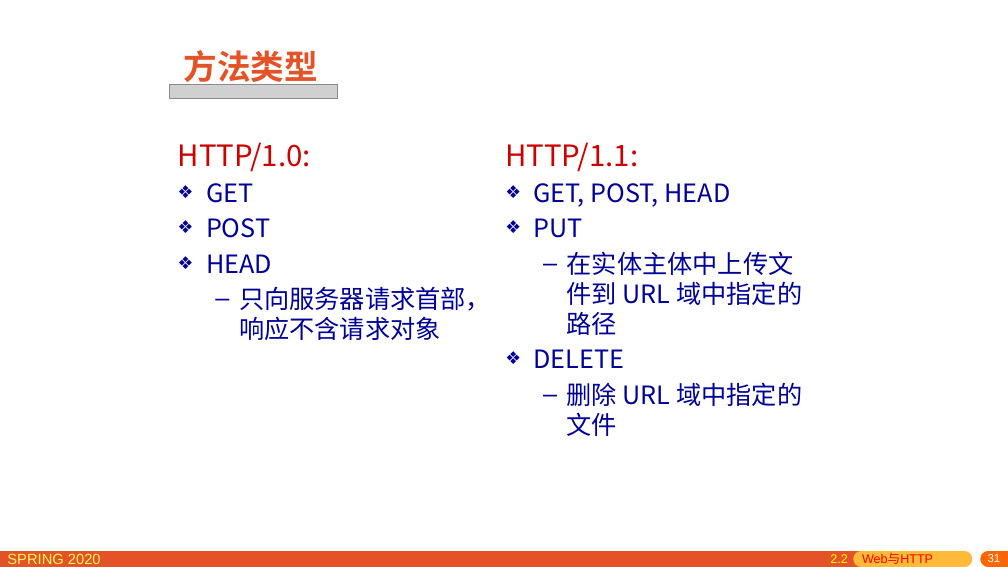
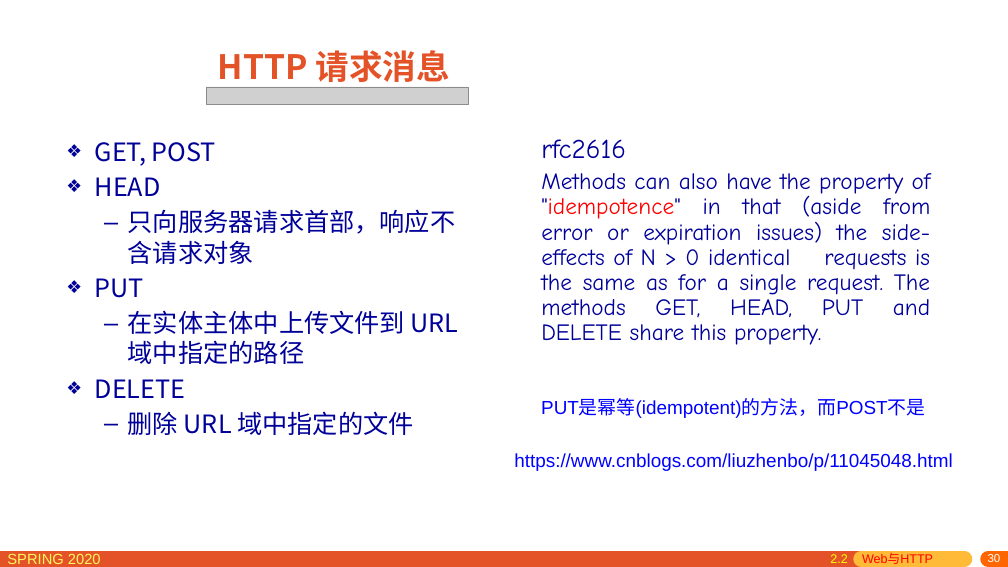
Before and after one commit to network-distributed/presentations, a slide deck: slide 30 of chapter2_cn.pptx (slide 31 before the commit). Drawn at 1008x567 pixels with LibreOffice and Linux fonts; fonts in the diff are those of the drawing; grey boxes stand for pictures. Boxes give left, top, right and bottom in pixels: in the first picture for what was removed or moved away, otherwise in the second. Text is boxed around its words. In the diff, an @@ line names an element or a change of style, - is before the commit and + after.

```diff
--- a/chapter2_cn.pptx
+++ b/chapter2_cn.pptx
@@ title at bbox=[218, 50, 449, 89]: text changed @@
-方法类型
+HTTP 请求消息
@@ picture: place and size @@
-picture at bbox=[169, 85, 337, 99]
+picture at bbox=[206, 87, 468, 105]
@@ text "GET, POST": place and size @@
-text "GET, POST" at bbox=[178, 142, 491, 340]
+text "GET, POST" at bbox=[95, 142, 459, 435]
@@ text at bbox=[95, 142, 216, 166]: text changed; size 28 to 24 pt; text colour #CC0000 to #000099 @@
-HTTP/1.0:
-❖ GET
-❖ POST
+❖ GET, POST
@@ text removed at bbox=[505, 142, 802, 436] @@
-HTTP/1.1:
-❖ GET, POST, HEAD
-❖ PUT
-  – 在实体主体中上传文件到 URL 域中指定的路径
-❖ DELETE
-  – 删除 URL 域中指定的文件
@@ text added at bbox=[541, 139, 931, 345], 22.2 pt, text #000099 @@
+rfc2616
+Methods can also have the property of "idempotence" in that (aside from error or expiration issues) the side-effects of N > 0 identical requests is the same as for a single request. The methods GET, HEAD, PUT and DELETE share this property.
@@ text at bbox=[95, 278, 459, 435]: paragraphs added @@
+❖ PUT
+  – 在实体主体中上传文件到 URL 域中指定的路径
+❖ DELETE
+  – 删除 URL 域中指定的文件
@@ text added at bbox=[541, 400, 925, 418], 18 pt, text #0000FF @@
+PUT是幂等(idempotent)的方法，而POST不是
@@ text added at bbox=[514, 453, 953, 471], 18 pt, text #0000FF @@
+https://www.cnblogs.com/liuzhenbo/p/11045048.html
@@ page number at bbox=[988, 554, 1001, 562]: text changed @@
-31
+30
```
Also in this commit, not shown: 31 other slides changed, 6 slides added, 1 other file.
